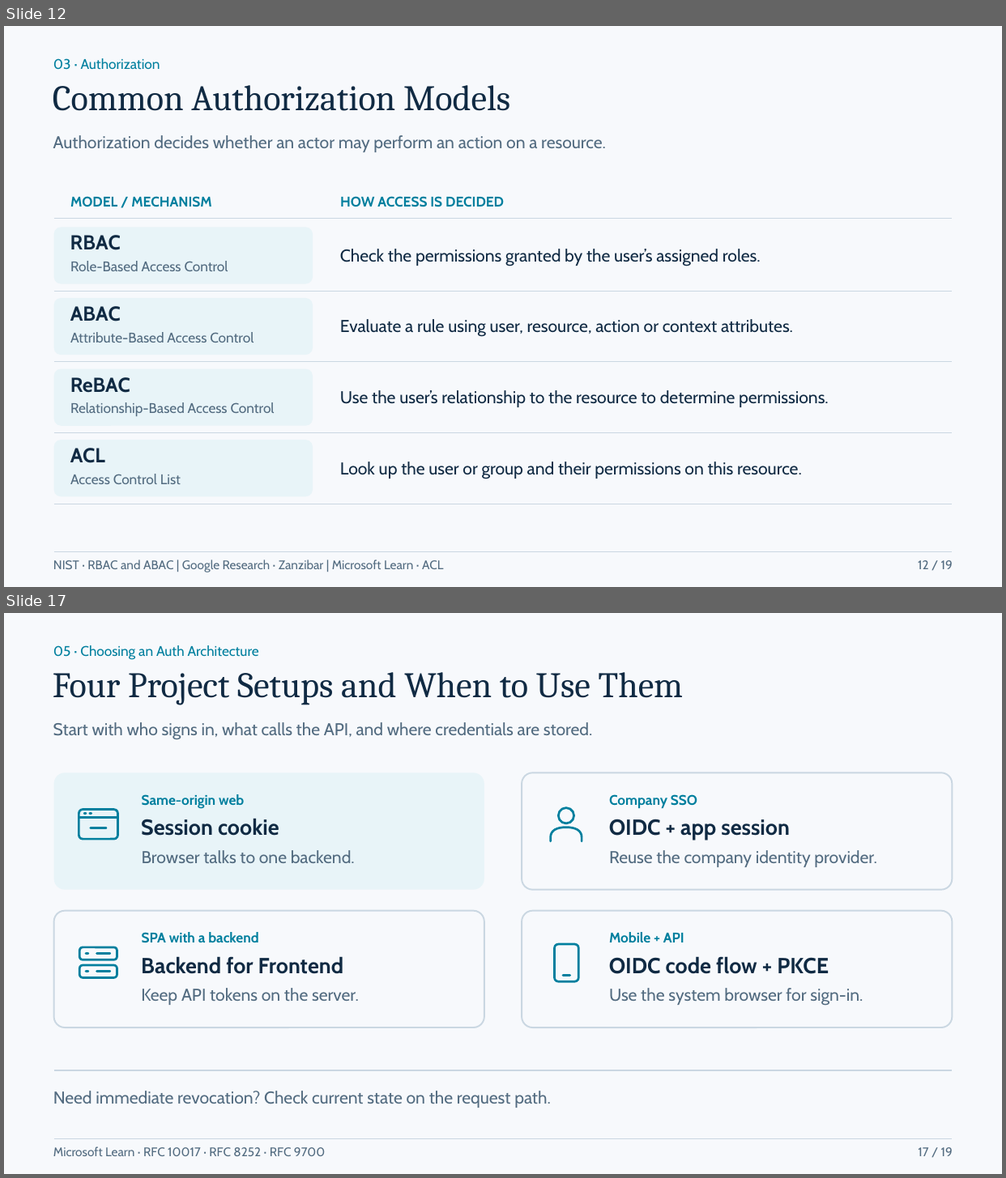
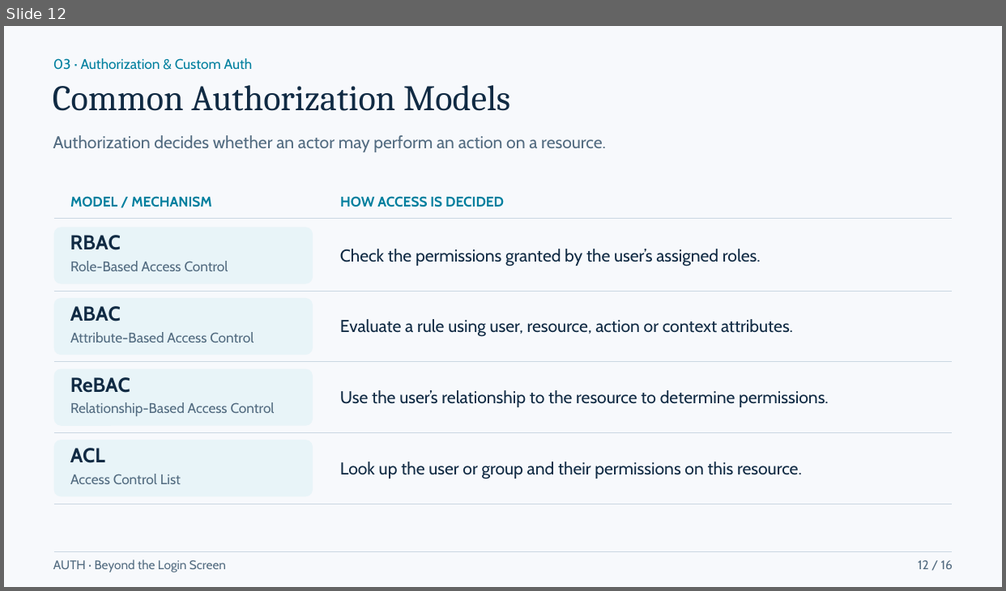
Before and after one commit to Daniiislo/TechSharing, a slide deck: Auth/presentation/Auth - Beyond the Login Screen.pptx. Shown one above the other, each under a label of ours: slides 12 and 17 before the commit, slide 12 after it; the slides between them are not shown. The pictures are 1006x1178 and 1006x591 pixels, drawn with LibreOffice and Linux fonts; fonts in the diff are those of the drawing. Boxes give left, top, right and bottom in pixels: in the first picture for what was removed or moved away, otherwise in the second. Text is boxed around its words. In the diff, an @@ line names an element or a change of style, - is before the commit and + after.

Commit message:
docs(auth): sync agenda and refresh exported slide deck

```diff
--- a/Auth/presentation/Auth - Beyond the Login Screen.pptx
+++ b/Auth/presentation/Auth - Beyond the Login Screen.pptx
@@ slide 17 removed at (x1=4, y1=613, x2=1002, y2=1174), background #F7F9FC @@
@@ text removed at (x1=53, y1=645, x2=259, y2=660) @@
-05 · Choosing an Auth Architecture
@@ text removed at (x1=53, y1=672, x2=684, y2=705) @@
-Four Project Setups and When to Use Them
@@ text removed at (x1=53, y1=722, x2=593, y2=740) @@
-Start with who signs in, what calls the API, and where credentials are stored.
@@ group removed at (x1=53, y1=773, x2=953, y2=1108): 13 texts, 8 rounded rectangles, 5 freeform shapes, 1 ellipse @@
-Same-origin web
-Session cookie
-Browser talks to one backend.
-Company SSO
-OIDC + app session
-Reuse the company identity provider.
-SPA with a backend
-Backend for Frontend
-Keep API tokens on the server.
-Mobile + API
-OIDC code flow + PKCE
-Use the system browser for sign-in.
-Need immediate revocation? Check current state on the request path.
@@ text removed at (x1=53, y1=1147, x2=325, y2=1157) @@
-Microsoft Learn · RFC 10017 · RFC 8252 · RFC 9700
@@ freeform shape removed at (x1=54, y1=1139, x2=953, y2=1140) @@
@@ text removed at (x1=918, y1=1148, x2=953, y2=1157) @@
-17 / 19
@@ slide 12 changed as well @@
@@ text at (x1=53, y1=58, x2=253, y2=70): text changed @@
-03 · Authorization
+03 · Authorization & Custom Auth
@@ text at (x1=53, y1=560, x2=226, y2=573): text changed @@
-NIST · RBAC and ABAC | Google Research · Zanzibar | Microsoft Learn · ACL
+AUTH · Beyond the Login Screen
@@ text at (x1=918, y1=561, x2=953, y2=570): text changed @@
-12 / 19
+12 / 16
```
Also in this commit, not shown: 10 other slides changed, 5 slides added, 13 other slides removed, 12 other files.
